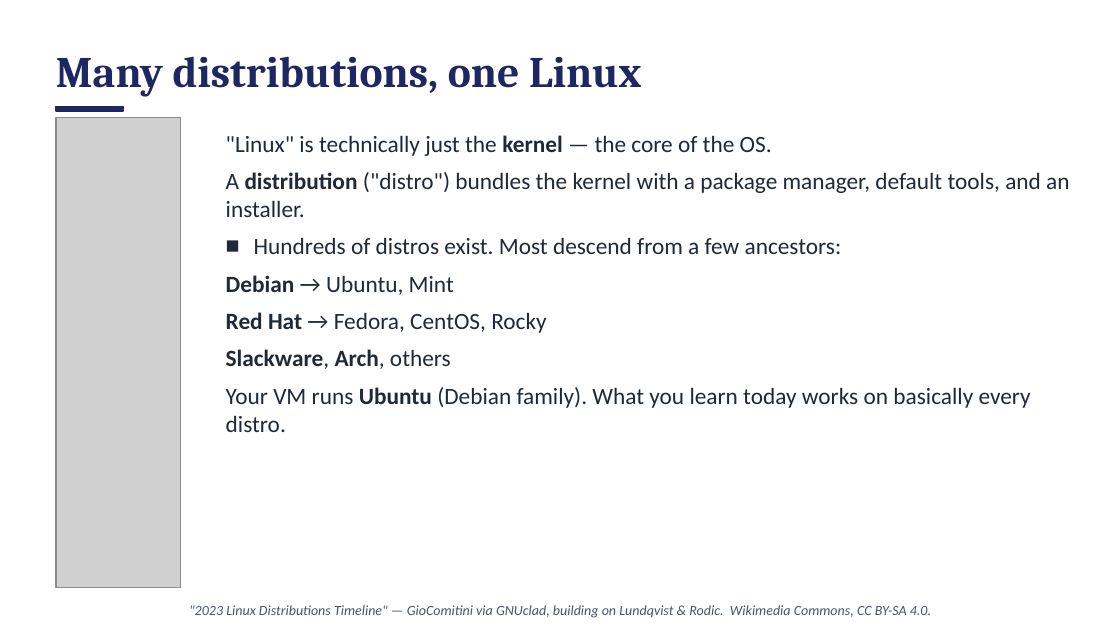
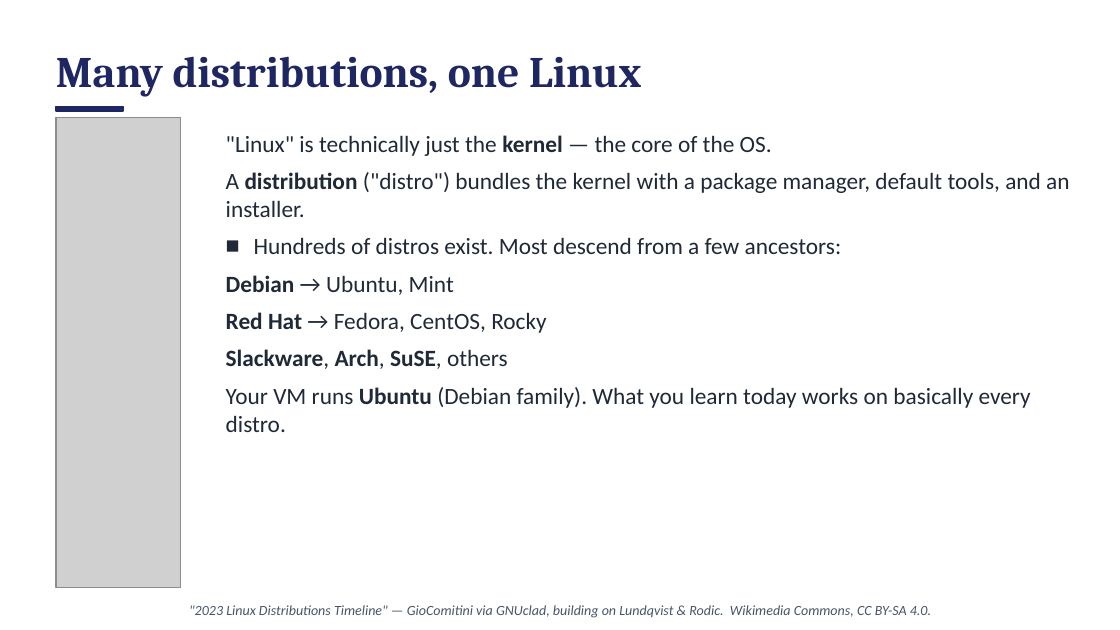
Before and after one commit to access-ci-org/Operations-STEP-2026, a slide deck: slide 21 of Linux_Terminal/DRAFT_workshop-linux-session1.pptx. Drawn at 1120x630 pixels with LibreOffice and Linux fonts; fonts in the diff are those of the drawing; grey boxes stand for pictures. Boxes give left, top, right and bottom in pixels: in the first picture for what was removed or moved away, otherwise in the second. Text is boxed around its words. In the diff, an @@ line names an element or a change of style, - is before the commit and + after.

```diff
--- a/Linux_Terminal/DRAFT_workshop-linux-session1.pptx
+++ b/Linux_Terminal/DRAFT_workshop-linux-session1.pptx
@@ text at (226,349,508,369): text changed @@
-  ■ Slackware, Arch, others
+  ■ Slackware, Arch, SuSE, others
```
Also in this commit, not shown: 92 other slides changed, 1 slide added, 3 slides removed, 1 other file.
